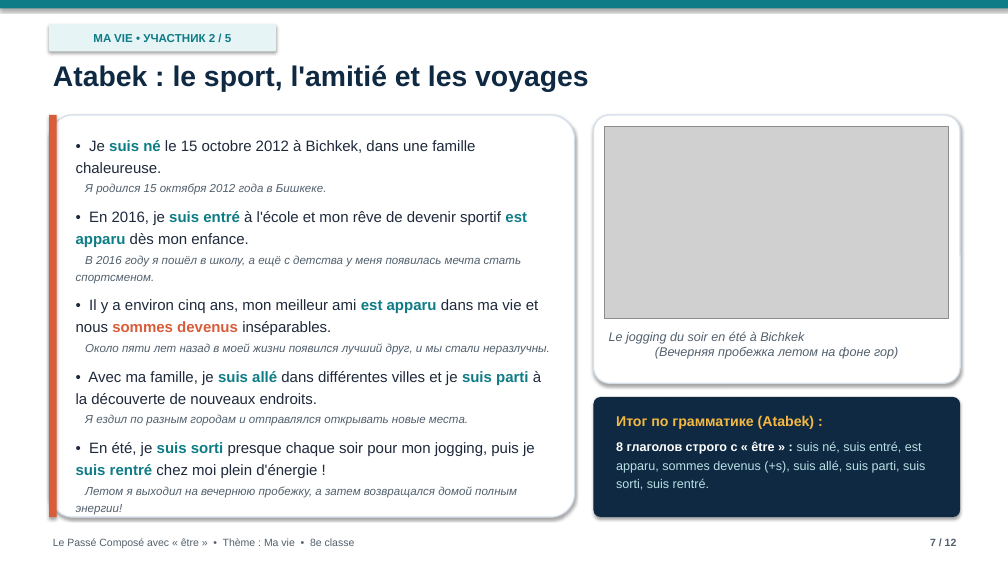
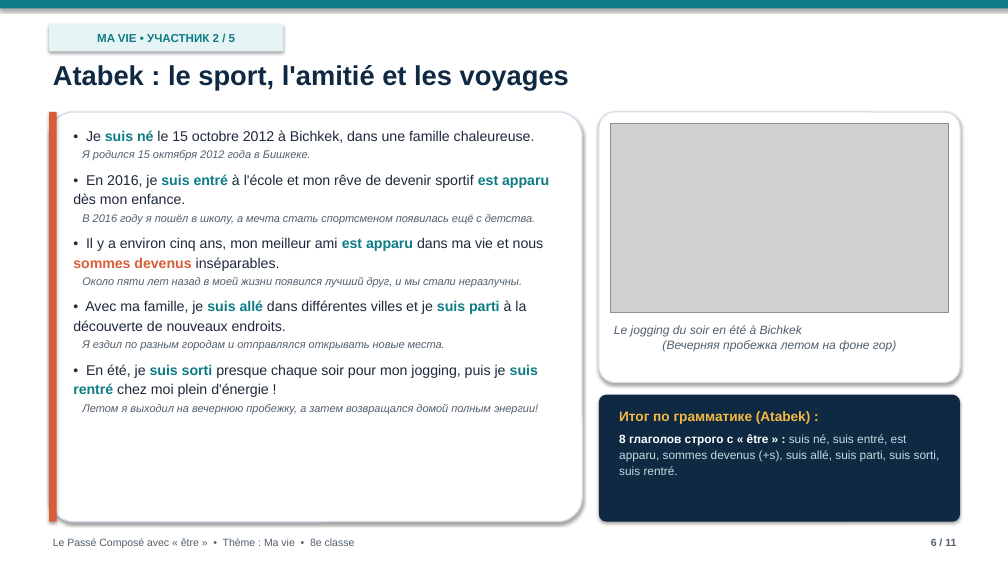
Before and after one commit to graz1p777dev/ma-vie-presentation, a slide deck: slide 6 of Ma_vie_Passe_Compose.pptx (slide 7 before the commit). Drawn at 1008x567 pixels with LibreOffice and Linux fonts; fonts in the diff are those of the drawing; grey boxes stand for pictures; background and template pictures are left out. Boxes give left, top, right and bottom in pixels: in the first picture for what was removed or moved away, otherwise in the second. Text is boxed around its words. In the diff, an @@ line names an element or a change of style, - is before the commit and + after.

```diff
--- a/Ma_vie_Passe_Compose.pptx
+++ b/Ma_vie_Passe_Compose.pptx
@@ rounded rectangle "MA VIE • УЧАСТНИК 2 ...": place and size @@
-rounded rectangle "MA VIE • УЧАСТНИК 2 ..." at box(49, 24, 276, 51)
+rounded rectangle "MA VIE • УЧАСТНИК 2 ..." at box(49, 24, 284, 51)
@@ text "Atabek : le sport, l'amitié ..." at box(53, 65, 569, 90): size 27 to 26 pt @@
@@ rectangle: place and size @@
-rectangle at box(49, 115, 57, 517)
+rectangle at box(49, 112, 57, 522)
@@ rounded rectangle: place and size @@
-rounded rectangle at box(49, 115, 575, 517)
+rounded rectangle at box(49, 112, 582, 522)
@@ rounded rectangle: place and size @@
-rounded rectangle at box(594, 115, 960, 383)
+rounded rectangle at box(599, 112, 960, 383)
@@ text "• Je suis né le ...": place and size @@
-text "• Je suis né le ..." at box(76, 140, 550, 515)
+text "• Je suis né le ..." at box(73, 130, 549, 414)
@@ text at box(73, 130, 549, 414): size 14.3 to 13.5 pt in "• Je suis né le 15 octobre ...", "• En 2016, je suis entré à ...", "• Il y a environ cinq ans, ...", "• Avec ma famille, je suis allé ..." and 1 more places; size 11 to 10.5 pt in "Я родился 15 октября 2012 года в ...", "Около пяти лет назад в моей жизни ...", "Я ездил по разным городам и отправлялся ...", "Летом я выходил на вечернюю пробежку, а ..."; line spacing 1.22 to 1.15; line spacing 1.22 to 1.12; less space between paragraphs @@
@@ picture: place and size @@
-picture at box(605, 126, 949, 318)
+picture at box(610, 123, 949, 312)
@@ text at box(82, 214, 535, 224): text changed; size 11 to 10.5 pt @@
-В 2016 году я пошёл в школу, а ещё с детства у меня появилась мечта стать спортсменом.
+В 2016 году я пошёл в школу, а мечта стать спортсменом появилась ещё с детства.
@@ text "Le jogging du soir en ..." at box(614, 325, 896, 351): size 12 to 11.5 pt @@
@@ rounded rectangle: place and size @@
-rounded rectangle at box(594, 397, 960, 517)
+rounded rectangle at box(599, 395, 960, 522)
@@ text "Итог по грамматике (Atabek) :" at box(619, 411, 940, 475): size 13.5 to 13 pt in "Итог по грамматике (Atabek) :"; size 12 to 11.3 pt in "8 глаголов строго с « être » ..."; line spacing 1.22 to 1.18; less space between paragraphs; line spacing 1.22 to 1.15 @@
@@ text at box(931, 539, 956, 546): text changed @@
-7 / 12
+6 / 11
```
Also in this commit, not shown: 10 other slides changed, 1 slide removed, 2 other files.
